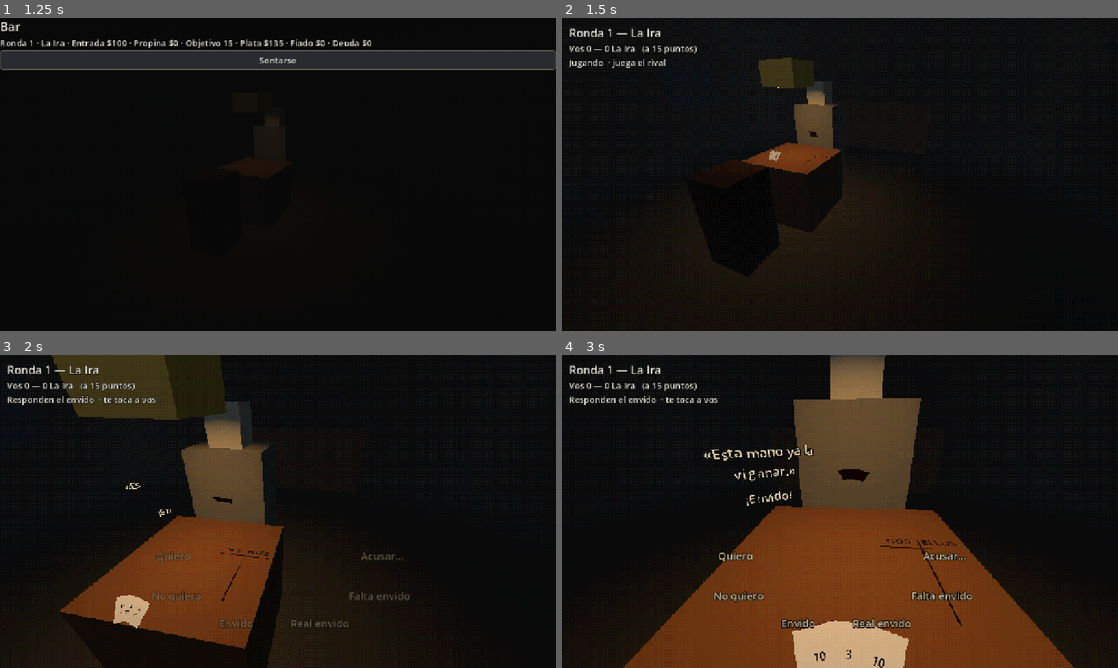
Above: before the commit, frames 1-4 (two rows, left to right).
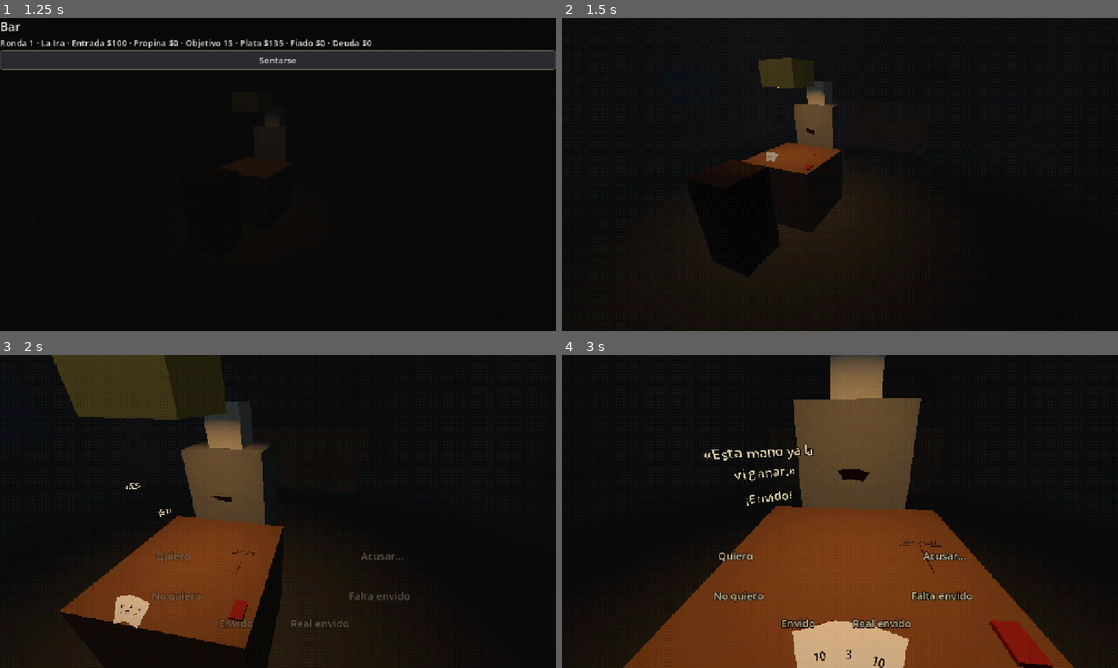
Above: after the commit, the same moments.

Repository: JoakoZarza/paye
Game: Godot game, scene res://ui/main.tscn
The game is run twice, just before and just after one commit, with the same random seed, the same clock (stepped at 60 frames per second) and the same inputs.
Inputs (mouse positions are in pixels of both pictures, inside the frame that each line leads up to):
- Up to frame 1 (1.25 s): click "Normal — Partida equilibrada …" at 0.5 s
- Up to frame 2 (1.5 s): click "Sentarse" at 1.25 s
- Up to frame 3 (2 s): no input
- Up to frame 4 (3 s): tap Enter at 2 s; move the mouse to (962, 495) at 2.02 s; hold D 2.03-2.75 s; hold Shift 2.03-2.75 s; click (962, 495) at 2.17 s; tap Space at 2.27 s; drag from (728, 527) to (812, 574) at 2.77 s

Frame 1 is identical in both runs. In frame 2, 0.7% of the frame differs, in the area x 1-48%, y 3-49%; in frame 3, 1.0%; in frame 4, 1.7%, in the area x 1-89%, y 3-100%.

Commit message:
feat(world): mazo a la derecha del pie, amuletos de tu lado, fichas por rival vencido, porotos del truco y sin texto de ronda y fase
Co-Authored-By: Claude Opus 5.5 <noreply@anthropic.com>

Diff:
--- a/tests/world/test_table_3d.gd
+++ b/tests/world/test_table_3d.gd
@@ -403,3 +403,37 @@
 	dial.declared.connect(func(v: int) -> void: got[0] = v)
 	(dial.find_child("Declare", true, false) as Button).pressed.emit()
 	assert_eq(got[0], 5)
+
+
+func test_el_mazo_va_a_la_derecha_del_pie() -> void:
+	var s := _setup()
+	var table: Table3D = s[2]
+	var h := table.presenter.hand()
+	h.mano = TablePresenter.PLAYER
+	table.sync()
+	var deck := (s[3] as Bar3D).marker("Deck")
+	assert_lt(deck.position.x, 0.0, "sos mano: a la derecha del rival, que te queda a la izquierda")
+	assert_lt(deck.position.z, 0.0, "del lado del rival")
+	h.mano = TablePresenter.DEALER
+	table.sync()
+	assert_gt(deck.position.x, 0.0, "es mano el rival: a tu derecha")
+	assert_gt(deck.position.z, 0.0, "de tu lado")
+
+
+func test_fichas_por_rival_vencido_y_porotos_del_truco() -> void:
+	var s := _setup()
+	var rc: RunController = s[0]
+	var table: Table3D = s[2]
+	assert_eq(table.props().chips(), rc.state.round - 1, "primer rival: ninguna ficha")
+	rc.state.round = 3
+	table.sync()
+	assert_eq(table.props().chips(), 2)
+	table.props().set_stake(3)
+	assert_eq(table.props().beans(), 3)
+	table.props().set_stake(0)
+	assert_eq(table.props().beans(), 0)
+
+
+func test_tus_amuletos_van_de_tu_lado() -> void:
+	for spot: Vector3 in Table3D.AMULET_SPOTS:
+		assert_gt(spot.z, 0.0)
--- a/ui/screens/table_screen.gd
+++ b/ui/screens/table_screen.gd
@@ -61,8 +61,9 @@
 ## los clics sobre las cartas.
 func _use_world() -> void:
 	# En 3D lo que pasó se ve en la mesa y los amuletos están apoyados en ella.
+	# La ronda son las fichas, el puntaje la planilla y la fase se ve en las manos.
 	for n in [_dealer_row, _table_row, _player_row, _dealer_title, _table_title, _player_title,
-			_log_title, _log, _amulets_title, _amulets]:
+			_log_title, _log, _amulets_title, _amulets, _title, _score, _phase_label]:
 		n.visible = false
 	# Título y puntaje arriba, botones abajo, el medio libre para ver la mesa.
 	var gap := Control.new()
--- a/world/bar_3d.gd
+++ b/world/bar_3d.gd
@@ -10,7 +10,8 @@
 	"Baza1_Player": Vector3(-0.12, 0.755, 0.08), "Baza1_Dealer": Vector3(-0.12, 0.755, -0.08),
 	"Baza2_Player": Vector3(0, 0.756, 0.08), "Baza2_Dealer": Vector3(0, 0.756, -0.08),
 	"Baza3_Player": Vector3(0.12, 0.757, 0.08), "Baza3_Dealer": Vector3(0.12, 0.757, -0.08),
-	"Deck": Vector3(0.33, 0.76, -0.28), "AmuletTray": Vector3(-0.33, 0.76, 0.25),
+	"Deck": Vector3(-0.36, 0.77, -0.32), "AmuletTray": Vector3(-0.3, 0.76, 0.3),
+	"DealerItems": Vector3(-0.24, 0.7505, -0.16),
 	"Scoreboard": Vector3(1.4, 1.8, -3.9), "TellAnchor": Vector3(0, 1.75, -0.7),
 	"SpeechAnchor": Vector3(-0.5, 1.05, -0.5),
 	"ScoreSheet": Vector3(0.27, 0.7505, -0.1),
--- a/world/score_sheet.gd
+++ b/world/score_sheet.gd
@@ -13,7 +13,7 @@
 const LENGTH := 0.24
 const NAMES := ["NOS", "ELLOS"]
 ## Tamaño sobre la mesa (no toca la altura de los surcos).
-const SHEET_SCALE := 1.6
+const SHEET_SCALE := 0.8
 
 var ps1 := false
 var _tallies: Array[ScoreTally] = []
--- a/world/table_3d.gd
+++ b/world/table_3d.gd
@@ -2,7 +2,7 @@
 extends Node
 ## Pone en el bar 3D lo que dice el TablePresenter: tus cartas en abanico, las del
 ## rival boca abajo, las jugadas en su baza, lo que dice el rival al lado suyo, la luz según
-## su humor y la pizarra. Los clics en tus cartas vuelven al presentador (Plan 7, Tarea 4).
+## su humor, la planilla de puntos y lo que está apoyado en la mesa (TableProps). Los clics en tus cartas vuelven al presentador (Plan 7, Tarea 4).
 
 signal amulet_pressed(id: StringName, needs: StringName)
 
@@ -21,10 +21,11 @@
 const LAMP_COLORS := {&"calm": Color("#ffc77a"), &"nervous": Color("#e8d08a"),
 	&"smug": Color("#ffb45a"), &"angry": Color("#ff7a52")}
 const LAMP_DEFAULT := Color("#ffc77a")
-## Amuletos sobre el lado izquierdo de la mesa: el primero cerca tuyo, el segundo más
-## allá, y si hubiera más se alternan.
-const AMULET_SPOTS := [Vector3(-0.32, 0.7505, 0.3), Vector3(-0.3, 0.7505, -0.2),
-	Vector3(-0.38, 0.7505, 0.18), Vector3(-0.36, 0.7505, -0.08)]
+## Tus amuletos, de tu lado a la izquierda. Los objetos del rival irían en DealerItems.
+const AMULET_SPOTS := [Vector3(-0.3, 0.7505, 0.3), Vector3(-0.2, 0.7505, 0.36),
+	Vector3(-0.38, 0.7505, 0.2), Vector3(-0.38, 0.7505, 0.36)]
+## En su turno el rival levanta el abanico, como quien piensa qué tirar.
+const DEALER_THINKING := Vector3(0, 0.05, 0.03)
 ## El canto va debajo de lo que murmura.
 const CALL_OFFSET := Vector3(0, -0.26, 0)
 const PLAYER := TablePresenter.PLAYER
@@ -47,6 +48,7 @@
 var _amulets: Array[AmuletToken] = []
 var _amulets_key := ""
 var _babble: Babble
+var _props: TableProps
 var _hand_raised := true
 
 
@@ -77,6 +79,10 @@
 	_sheet.name = "Sheet"
 	_sheet.ps1 = ps1
 	bar.marker("ScoreSheet").add_child(_sheet)
+	_props = TableProps.new()
+	_props.name = "Props"
+	_props.ps1 = ps1
+	bar.add_child(_props)
 	presenter.changed.connect(sync)
 	sync()
 
@@ -105,7 +111,7 @@
 	for n in [_speech, _call]:
 		if is_instance_valid(n):
 			n.queue_free()
-	for n in [_babble, _sheet] + _amulets:
+	for n in [_babble, _sheet, _props] + _amulets:
 		if is_instance_valid(n):
 			n.queue_free()
 	if not is_instance_valid(bar):
@@ -143,18 +149,25 @@
 	var h := presenter.hand()
 	var wanted := {}
 	if h != null:
+		# El mazo, a la derecha del pie; las cartas nuevas salen de ahí.
+		_props.set_mano(h.mano)
+		bar.marker("Deck").position = TableProps.deck_spot(h.mano) + Vector3(0, TableProps.DECK_SIZE.y, 0)
+		var my_turn := presenter.player_can_act()
 		var mine: Array = h.cards[PLAYER]
 		var center := bar.marker("PlayerHand").position
 		if not _hand_raised:
 			center += HAND_LOWERED
 		for i in mine.size():
 			var spot := fan(center, i, mine.size(), HAND_TILT, 0.0)
-			_place(mine[i], i, false, spot[0], spot[1], _hand_raised)
+			_place(mine[i], i, false, spot[0], spot[1], _hand_raised and my_turn)
 			wanted[mine[i]] = true
 		# El rival también las agarra en abanico, de espaldas a vos.
 		var theirs: Array = h.cards[DEALER]
+		var theirs_at := bar.marker("DealerHand").position
+		if presenter.dealer_should_play():
+			theirs_at += DEALER_THINKING
 		for i in theirs.size():
-			var spot := fan(bar.marker("DealerHand").position, i, theirs.size(), HAND_TILT, PI)
+			var spot := fan(theirs_at, i, theirs.size(), HAND_TILT, PI)
 			_place(theirs[i], i, true, spot[0], spot[1], false)
 			wanted[theirs[i]] = true
 		for who in [PLAYER, DEALER]:
@@ -176,6 +189,8 @@
 		accomplice.visible = presenter.accomplice_present()
 	var m := presenter.rc.table().truco_match
 	_sheet.set_scores(m.scores)
+	_props.set_chips(presenter.rc.state.round - 1)
+	_props.set_stake(stake() if h != null else 0)
 	_sync_amulets()
 
 
@@ -237,6 +252,19 @@
 		light.light_color = LAMP_COLORS.get(t.get("kind", &""), LAMP_DEFAULT)
 
 
+## Lo que vale la mano con el truco cantado (2, 3 o 4); 0 sin truco.
+func stake() -> int:
+	var h := presenter.hand()
+	if h == null or h.is_over():
+		return 0
+	var level := h.truco_level()
+	return level if level >= 2 else 0
+
+
+func props() -> TableProps:
+	return _props
+
+
 func amulet_tokens() -> Array[AmuletToken]:
 	return _amulets
 
--- /dev/null
+++ b/world/table_props.gd
@@ -0,0 +1,111 @@
+class_name TableProps
+extends Node3D
+## Lo que hay sobre la mesa ademÃ¡s de las cartas y la planilla:
+## - el mazo, a la derecha del que es pie (cambia de lado con cada mano);
+## - porotos en el medio con lo que vale la mano cuando se cantÃ³ truco;
+## - una ficha por cada rival que ya le ganaste en esta corrida, al lado de la planilla.
+
+## Mazo: si sos mano el pie es el rival y va a su derecha (tu izquierda, lejos);
+## si es mano el rival, va a tu derecha.
+const DECK_WHEN_PLAYER_MANO := Vector3(-0.36, 0.7505, -0.32)
+const DECK_WHEN_DEALER_MANO := Vector3(0.37, 0.7505, 0.3)
+const DECK_SIZE := Vector3(0.063, 0.014, 0.095)
+const DECK_MOVE_SECONDS := 0.35
+const POT_SPOT := Vector3(-0.24, 0.7505, 0.04)
+const BEAN_SIZE := Vector3(0.014, 0.008, 0.01)
+const BEAN_COLOR := Color("#B8AE98")
+const CHIPS_SPOT := Vector3(0.41, 0.7505, -0.16)
+const CHIP_RADIUS := 0.016
+const CHIP_HEIGHT := 0.005
+const CHIP_COLOR := Color("#D9A54A")
+
+var ps1 := false
+var deck: AssetSlot
+var _beans: Array[Node3D] = []
+var _chips: Array[Node3D] = []
+var _mano := -1
+var _deck_tween: Tween
+
+
+func _ready() -> void:
+	deck = AssetSlot.new()
+	deck.name = "Deck"
+	deck.asset_name = "deck"
+	deck.placeholder_size = DECK_SIZE
+	deck.placeholder_color = Color("#6E1A1A")
+	deck.ps1 = ps1
+	deck.position = DECK_WHEN_PLAYER_MANO
+	add_child(deck)
+
+
+## Lugar del mazo segÃºn quiÃ©n es mano (0 = vos, 1 = el rival).
+static func deck_spot(mano: int) -> Vector3:
+	return DECK_WHEN_PLAYER_MANO if mano == 0 else DECK_WHEN_DEALER_MANO
+
+
+func set_mano(mano: int) -> void:
+	if mano == _mano:
+		return
+	var first := _mano < 0
+	_mano = mano
+	var to := deck_spot(mano)
+	if _deck_tween != null:
+		_deck_tween.kill()
+	if first or not is_inside_tree():
+		deck.position = to
+		return
+	_deck_tween = create_tween().set_trans(Tween.TRANS_SINE).set_ease(Tween.EASE_IN_OUT)
+	_deck_tween.tween_property(deck, "position", to, DECK_MOVE_SECONDS)
+
+
+func beans() -> int:
+	return _beans.size()
+
+
+func chips() -> int:
+	return _chips.size()
+
+
+## Porotos en juego: los que vale la mano con el truco cantado; 0 = no hay truco.
+func set_stake(n: int) -> void:
+	while _beans.size() > n:
+		_beans.pop_back().queue_free()
+	while _beans.size() < n:
+		var i := _beans.size()
+		var rng := RandomNumberGenerator.new()
+		rng.seed = 4517 + i * 131
+		var bean := _piece(SphereMesh.new(), BEAN_COLOR)
+		(bean.mesh as SphereMesh).radius = 0.5
+		(bean.mesh as SphereMesh).height = 1.0
+		bean.scale = BEAN_SIZE
+		bean.position = POT_SPOT + Vector3(rng.randf_range(-0.03, 0.03), BEAN_SIZE.y * 0.5, rng.randf_range(-0.025, 0.025))
+		bean.rotation.y = rng.randf_range(0, TAU)
+		_beans.append(bean)
+
+
+## Una ficha por rival vencido, apiladas.
+func set_chips(n: int) -> void:
+	while _chips.size() > n:
+		_chips.pop_back().queue_free()
+	while _chips.size() < n:
+		var i := _chips.size()
+		var mesh := CylinderMesh.new()
+		mesh.top_radius = CHIP_RADIUS
+		mesh.bottom_radius = CHIP_RADIUS
+		mesh.height = CHIP_HEIGHT
+		mesh.radial_segments = 12
+		var chip := _piece(mesh, CHIP_COLOR)
+		chip.position = CHIPS_SPOT + Vector3(0.001 * (i % 2), CHIP_HEIGHT * (i + 0.5), 0)
+		_chips.append(chip)
+
+
+func _piece(mesh: Mesh, color: Color) -> MeshInstance3D:
+	var node := MeshInstance3D.new()
+	node.mesh = mesh
+	var material := StandardMaterial3D.new()
+	material.albedo_color = color
+	node.material_override = material
+	add_child(node)
+	if ps1:
+		Ps1Material.apply(node)
+	return node
Not shown, added: world/table_props.gd.uid
Not shown, changed: docs/ASSETS.md
Not shown, changed: docs/plans/2026-11-02-plan-7-mesa-3d.md
